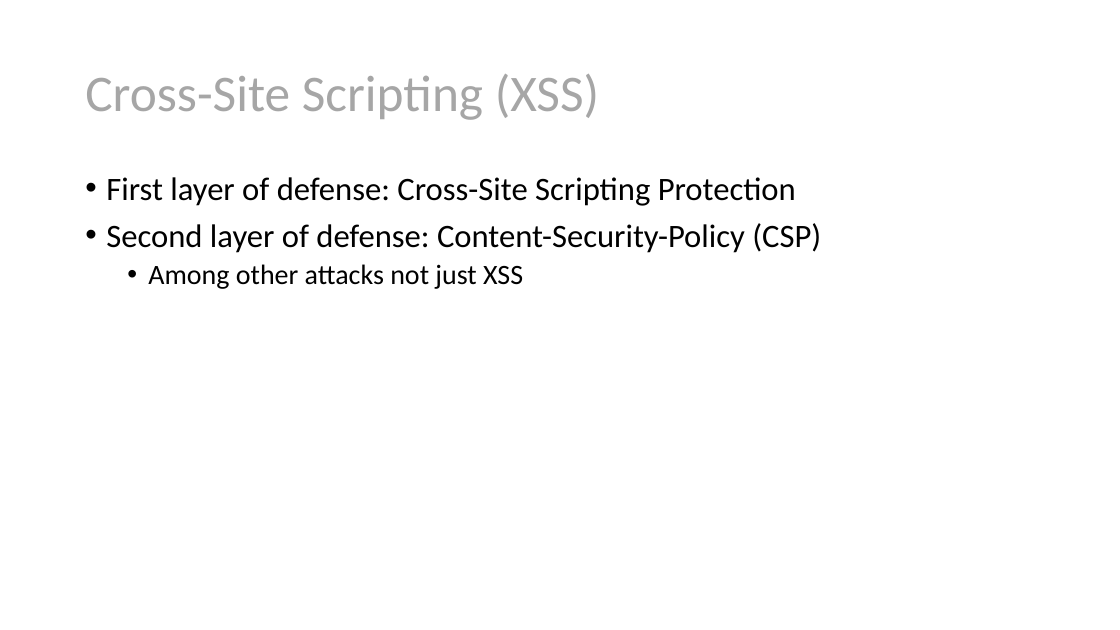
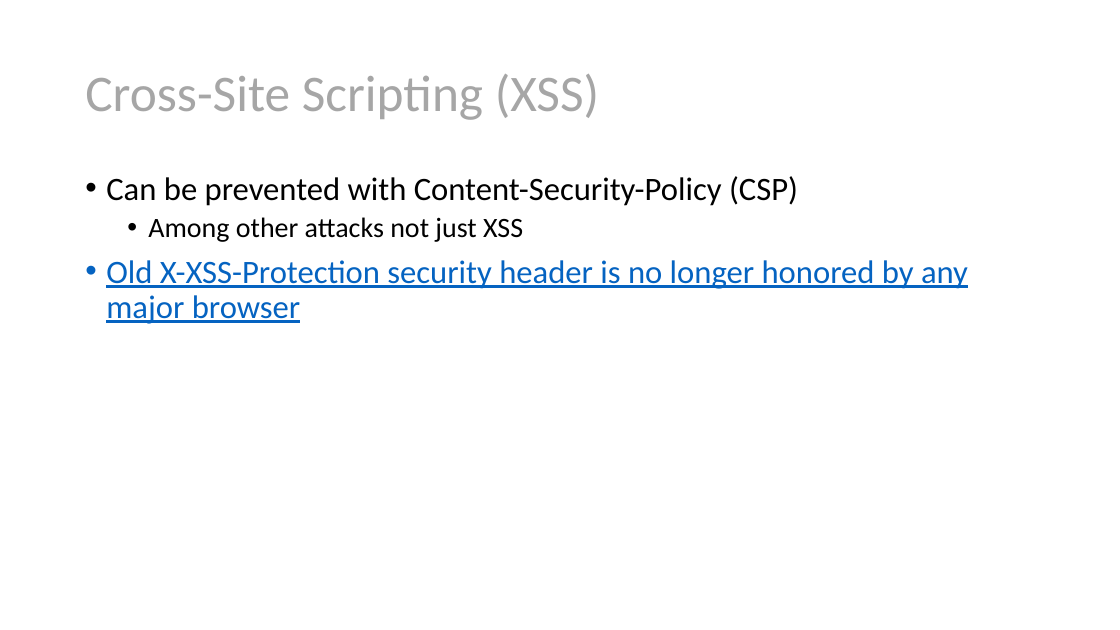
Before and after one commit to scottsauber/security-headers-talk, a slide deck: slide 31 of Security Headers Explained.pptx (slide 36 before the commit). Drawn at 1120x630 pixels with LibreOffice and Linux fonts; fonts in the diff are those of the drawing. Boxes give left, top, right and bottom in pixels: in the first picture for what was removed or moved away, otherwise in the second. Text is boxed around its words. In the diff, an @@ line names an element or a change of style, - is before the commit and + after.

```diff
--- a/Security Headers Explained.pptx
+++ b/Security Headers Explained.pptx
@@ text at (x1=106, y1=176, x2=798, y2=206): text changed @@
-• First layer of defense: Cross-Site Scripting Protection
-• Second layer of defense: Content-Security-Policy (CSP)
+• Can be prevented with Content-Security-Policy (CSP)
@@ text at (x1=106, y1=260, x2=968, y2=324): paragraph added @@
+• Old X-XSS-Protection security header is no longer honored by any major browser
```
Also in this commit, not shown: 9 other slides changed, 5 slides removed, 2 other files.
